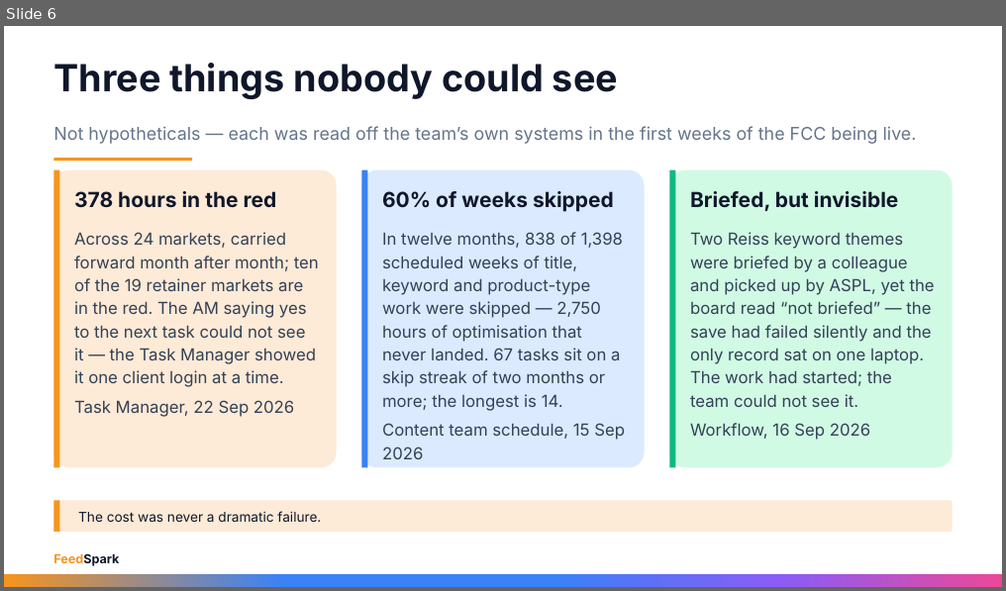
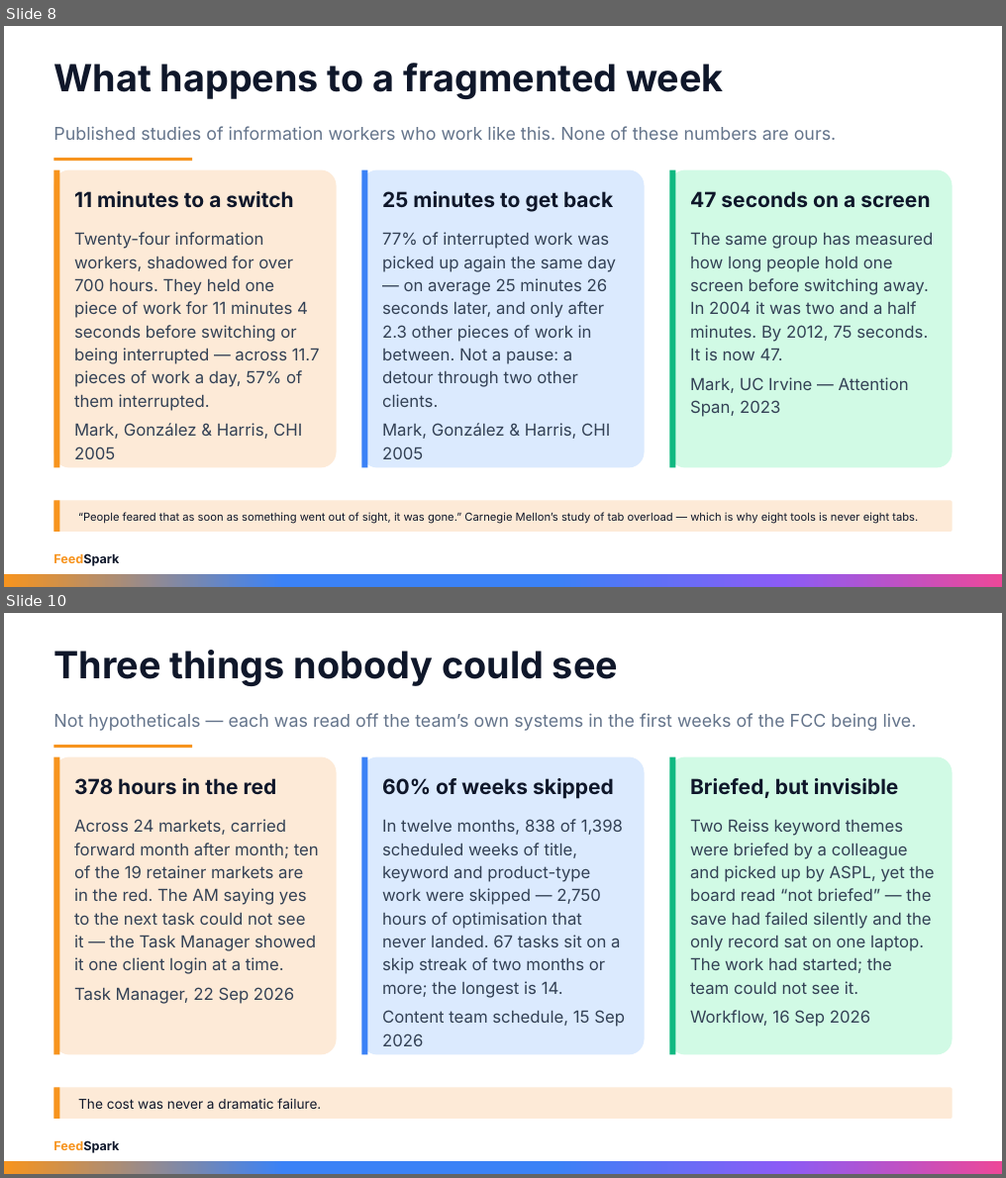
Before and after one commit to rayvtt/feedspark, a slide deck: docs/materials/FCC_Business_Case_Sep26.pptx. Shown one above the other, each under a label of ours: slide 6 before the commit, slides 8 and 10 after it; the slides between them are not shown. The pictures are 1006x591 and 1006x1178 pixels, drawn with LibreOffice and Linux fonts; fonts in the diff are those of the drawing. Boxes give left, top, right and bottom in pixels: in the first picture for what was removed or moved away, otherwise in the second. Text is boxed around its words. In the diff, an @@ line names an element or a change of style, - is before the commit and + after.

```diff
--- a/docs/materials/FCC_Business_Case_Sep26.pptx
+++ b/docs/materials/FCC_Business_Case_Sep26.pptx
@@ slide 8 added at [4, 26, 1002, 587], background #FFFFFF; not listed: 12 template elements that a slide beside it also shows @@
@@ title added at [54, 63, 724, 99], 36 pt, text #0F172A, bold @@
+What happens to a fragmented week
@@ text added at [54, 126, 837, 140], 17 pt, text #64748B @@
+Published studies of information workers who work like this. None of these numbers are ours.
@@ text added at [74, 191, 293, 208], 20 pt, text #0F172A, bold @@
+11 minutes to a switch
@@ text added at [382, 191, 613, 212], 20 pt, text #0F172A, bold @@
+25 minutes to get back
@@ text added at [690, 191, 930, 208], 20 pt, text #0F172A, bold @@
+47 seconds on a screen
@@ text added at [74, 232, 320, 460], 16 pt, text #334155 @@
+Twenty-four information workers, shadowed for over 700 hours. They held one piece of work for 11 minutes 4 seconds before switching or being interrupted — across 11.7 pieces of work a day, 57% of them interrupted.
+Mark, González & Harris, CHI 2005
@@ text added at [382, 232, 616, 460], 16 pt, text #334155 @@
+77% of interrupted work was picked up again the same day — on average 25 minutes 26 seconds later, and only after 2.3 other pieces of work in between. Not a pause: a detour through two other clients.
+Mark, González & Harris, CHI 2005
@@ text added at [690, 233, 934, 417], 16 pt, text #334155 @@
+The same group has measured how long people hold one screen before switching away. In 2004 it was two and a half minutes. By 2012, 75 seconds. It is now 47.
+Mark, UC Irvine — Attention Span, 2023
@@ text added at [78, 512, 918, 524], 10.7 pt, text #0F172A @@
+“People feared that as soon as something went out of sight, it was gone.” Carnegie Mellon’s study of tab overload — which is why eight tools is never eight tabs.
@@ what was slide 6 is now slide 10 @@
```
Also in this commit, not shown: 3 other slides added, 2 other files.
